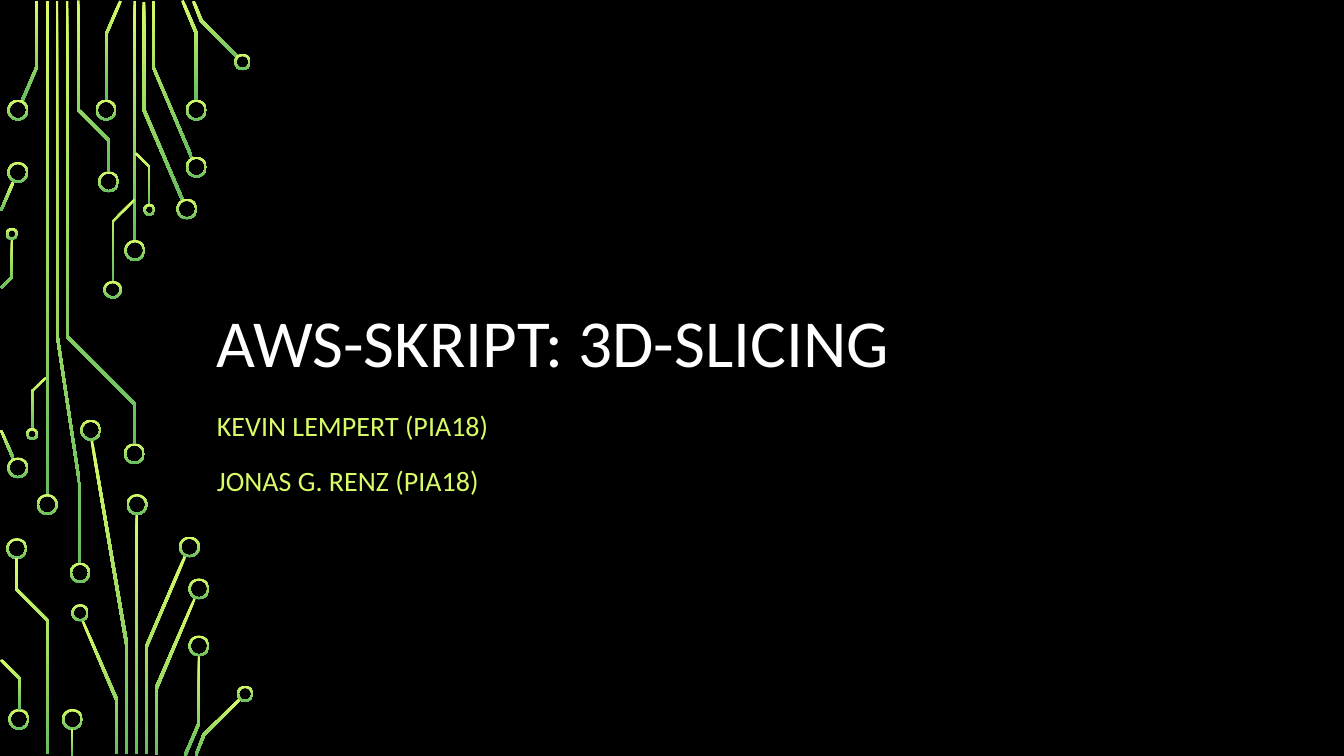
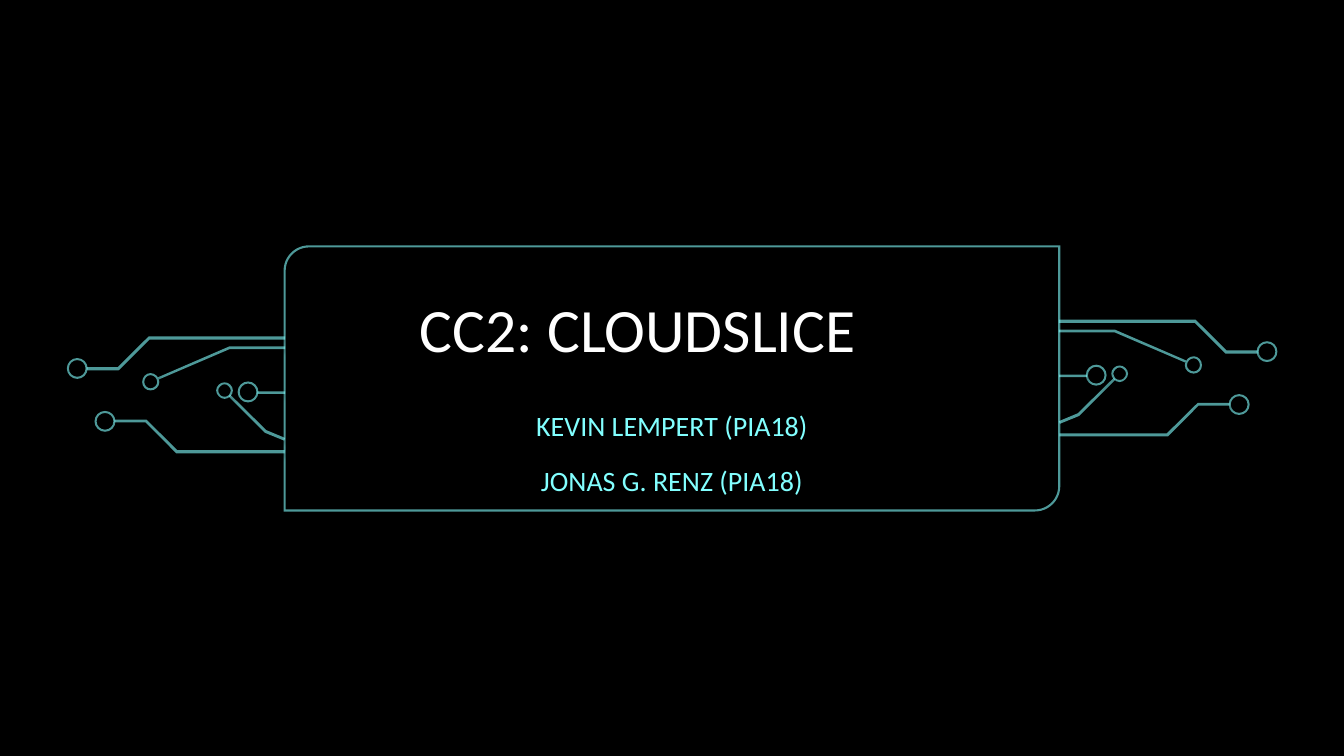
Before and after one commit to Kr3b5/CloudSlice, a slide deck: slide 1 of docu/Praesentation/CC2.pptx. Drawn at 1344x756 pixels with LibreOffice and Linux fonts; fonts in the diff are those of the drawing; background and template pictures are left out. Boxes give left, top, right and bottom in pixels: in the first picture for what was removed or moved away, otherwise in the second. Text is boxed around its words. In the diff, an @@ line names an element or a change of style, - is before the commit and + after.

```diff
--- a/docu/Praesentation/CC2.pptx
+++ b/docu/Praesentation/CC2.pptx
@@ rectangle added at bbox=[0, 0, 1344, 756], fill #000000 @@
@@ fill gradient #D8FC68 to #66BD5F to gradient #82FFFF to #3D97DE in 20 elements at bbox=[45, 1, 48, 495], bbox=[21, 1, 38, 101], bbox=[152, 1, 194, 158], bbox=[181, 0, 199, 101], bbox=[193, 1, 239, 58], bbox=[105, 1, 122, 101], bbox=[0, 430, 15, 459], bbox=[0, 181, 15, 212], bbox=[77, 1, 111, 172], bbox=[71, 729, 74, 756], bbox=[0, 659, 21, 711], bbox=[66, 1, 136, 445], bbox=[1, 239, 13, 288], bbox=[135, 514, 138, 755], bbox=[91, 440, 129, 755], bbox=[155, 598, 197, 755], bbox=[184, 655, 201, 756], bbox=[195, 698, 241, 756], bbox=[55, 1, 82, 564], bbox=[133, 1, 136, 242] @@
@@ title "CC2: CLOUDSLICE" at bbox=[420, 312, 855, 353]: vertical alignment bottom to middle @@
@@ title at bbox=[420, 312, 855, 353]: text changed; size 48 to 44 pt @@
-AWS-SKRIPT: 3D-SLICING
+CC2: CLOUDSLICE
@@ group added at bbox=[67, 246, 1278, 510]: 18 freeform shapes, 2 rectangles, 1 round diag rect @@
@@ subtitle "KEVIN LEMPERT (PIA18)": place and size @@
-subtitle "KEVIN LEMPERT (PIA18)" at bbox=[217, 415, 488, 495]
+subtitle "KEVIN LEMPERT (PIA18)" at bbox=[536, 415, 807, 495]
@@ subtitle "KEVIN LEMPERT (PIA18)" at bbox=[536, 415, 807, 495]: text colour #D8FC68 to #82FFFF; alignment left to centre @@
@@ group removed at bbox=[6, 2, 254, 754]: 34 freeform shapes @@
```
Also in this commit, not shown: 11 slides added, 1 slide removed.
